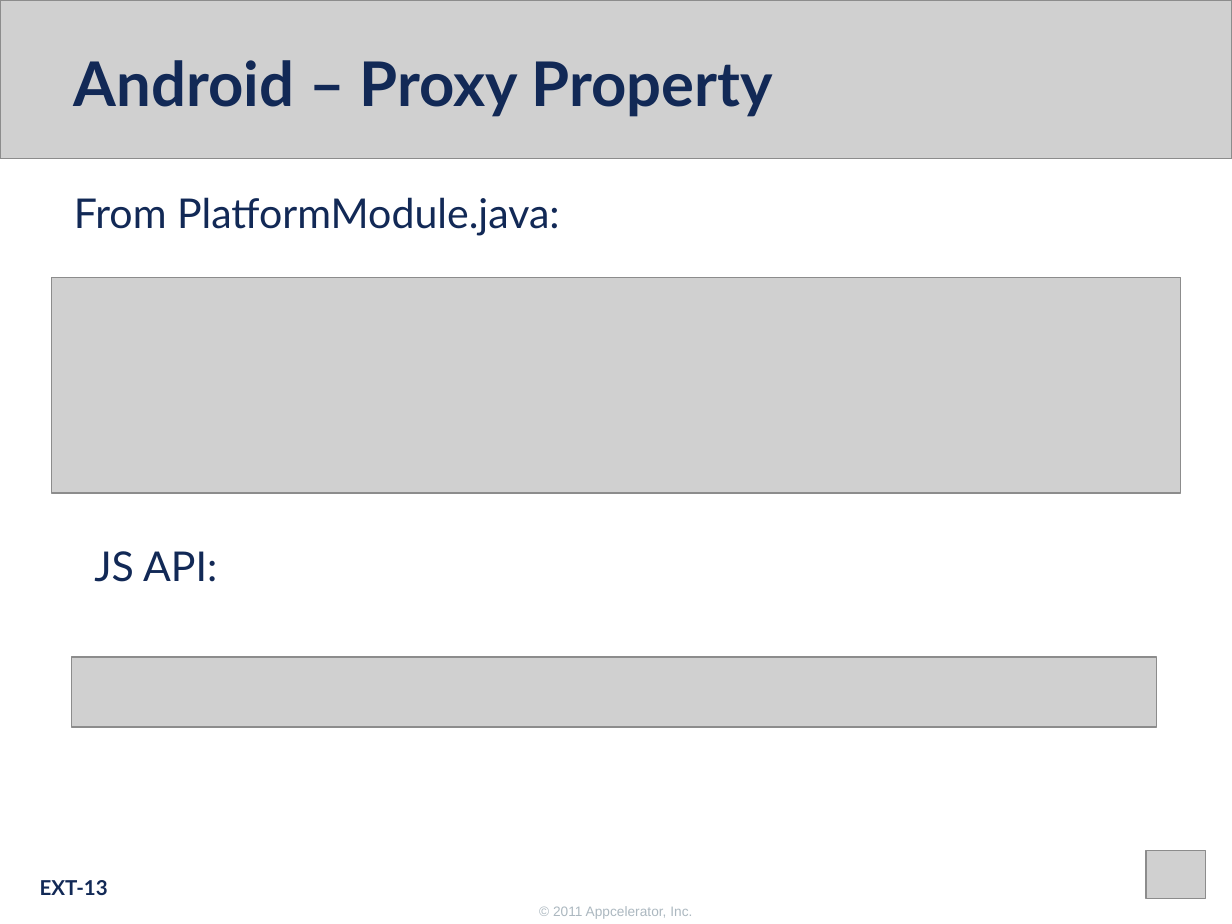
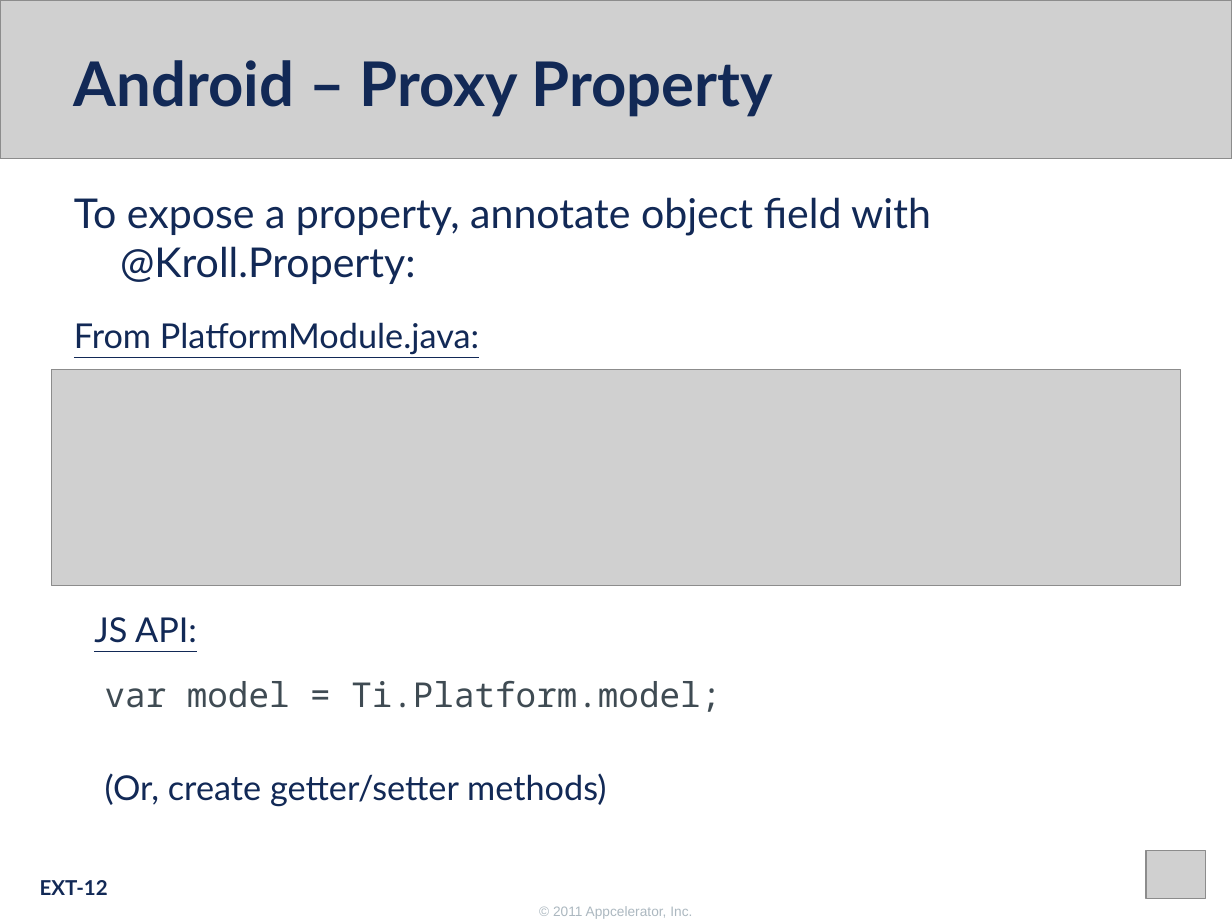
Before and after one commit to appcelerator-forks/appcelerator-training.tcmd_certification, a slide deck: slide 12 of 370.pptx (slide 13 before the commit). Drawn at 1232x924 pixels with LibreOffice and Linux fonts; fonts in the diff are those of the drawing; grey boxes stand for pictures; background and template pictures are left out. Boxes give left, top, right and bottom in pixels: in the first picture for what was removed or moved away, otherwise in the second. Text is boxed around its words. In the diff, an @@ line names an element or a change of style, - is before the commit and + after.

Commit message:
Better explanation of how to expose properties, methods, etc

```diff
--- a/370.pptx
+++ b/370.pptx
@@ text removed at [74, 197, 560, 236] @@
-From PlatformModule.java:
@@ text added at [74, 197, 931, 355], 24 pt, text #122956 @@
+To expose a property, annotate object field with @Kroll.Property:
+From PlatformModule.java:
@@ picture: place and size @@
-picture at [52, 277, 1181, 493]
+picture at [52, 370, 1181, 585]
@@ text "JS API:": place and size @@
-text "JS API:" at [94, 551, 217, 582]
+text "JS API:" at [94, 617, 197, 643]
@@ text "JS API:" at [94, 617, 197, 643]: size 24 to 20 pt, underline on @@
@@ picture removed at [71, 657, 1157, 727] @@
@@ text added at [105, 681, 721, 712], 20 pt, text #3F4B53 @@
+var model = Ti.Platform.model;
@@ text added at [105, 773, 606, 806], 20 pt, text #122956 @@
+(Or, create getter/setter methods)
@@ page number at [40, 880, 108, 895]: text changed @@
-EXT-13
+EXT-12
```
Also in this commit, not shown: 6 other slides changed, 1 slide removed.
